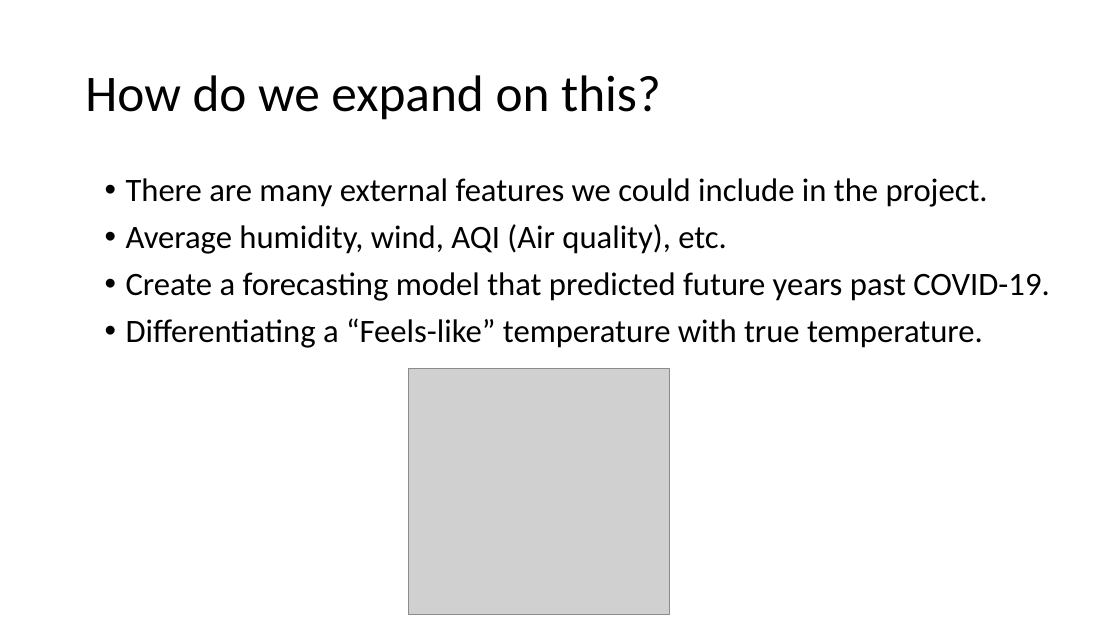
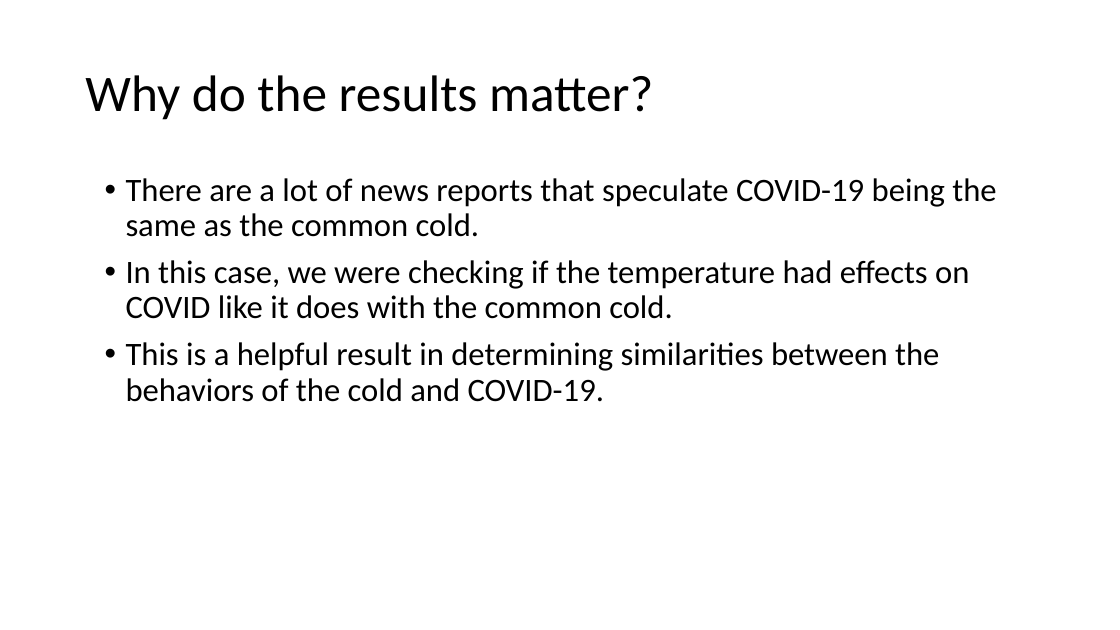
Before and after one commit to 98yangjames/DATA-512, a slide deck: slide 11 of data-512-course_project_3/final.pptx. Drawn at 1120x630 pixels with LibreOffice and Linux fonts; fonts in the diff are those of the drawing; grey boxes stand for pictures. Boxes give left, top, right and bottom in pixels: in the first picture for what was removed or moved away, otherwise in the second. Text is boxed around its words. In the diff, an @@ line names an element or a change of style, - is before the commit and + after.

```diff
--- a/data-512-course_project_3/final.pptx
+++ b/data-512-course_project_3/final.pptx
@@ title at [85,75,653,120]: text changed @@
-How do we expand on this?
+Why do the results matter?
@@ text at [126,178,996,402]: text changed @@
-• There are many external features we could include in the project.
-• Average humidity, wind, AQI (Air quality), etc.
-• Create a forecasting model that predicted future years past COVID-19.
-• Differentiating a “Feels-like” temperature with true temperature.
+• There are a lot of news reports that speculate COVID-19 being the same as the common cold.
+• In this case, we were checking if the temperature had effects on COVID like it does with the common cold.
+• This is a helpful result in determining similarities between the behaviors of the cold and COVID-19.
@@ picture removed at [408,369,670,615] @@
```
Also in this commit, not shown: 4 other slides changed, 1 slide added, 1 slide removed, 2 other files.
